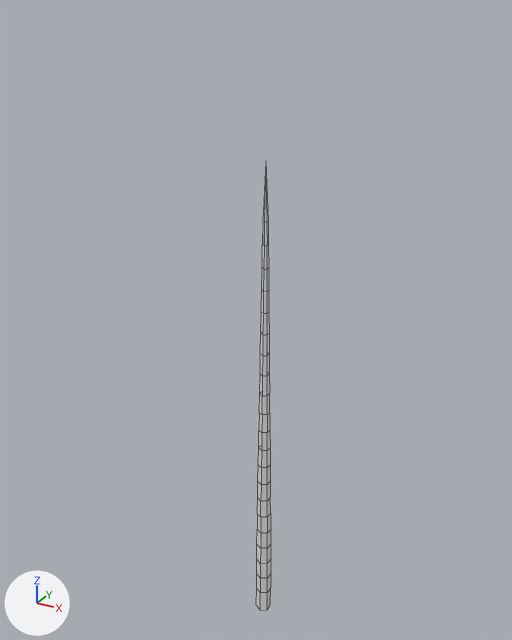
The Blender file blender/Corn/base.blend, before and after one commit.
Before and after are seen from a camera (50 mm lens) standing at (4.96, -9.33, 10.76) and looking at (-0.17, 0.01, 6.09). Lighting does not change. The marker at lower left points along +X, +Y and +Z. Mesh edges are drawn as thin lines.

The older version as bpy lines, for what is in view:
```python
me_circle = bpy.data.meshes.new('Circle')
me_circle.from_pydata(...)  # 133 vertices, 132 faces; spans x -0.36..0.36, y -0.42..0.42, z 0.0..8.7
ob_circle = bpy.data.objects.new('Circle', me_circle)
ob_circle.location = (0.0, 0.0, 0.0)
ob_circle.scale = (0.329, 0.329, 1.0)
```
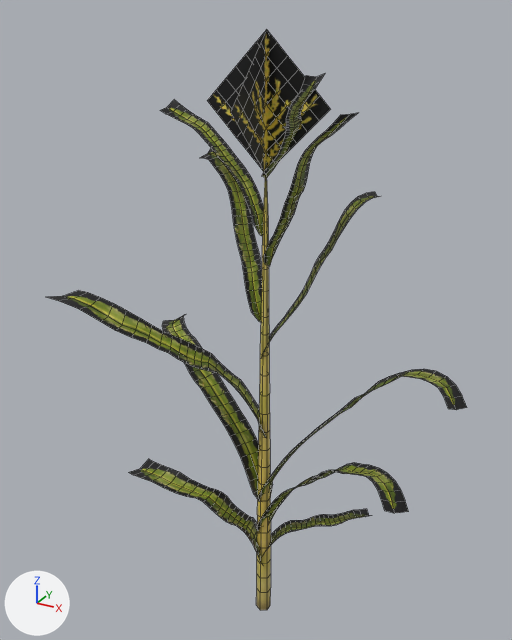
Boxes (x1, y1, x2, y2) around the edits, measured in the pictures (512 x 640 px):
'Circle', reshaped
    before: (256, 169, 271, 610)
    after: (47, 29, 467, 610)
part 1 of me_circle, built on
    after: (47, 29, 467, 562)
part 2 of me_circle, recoloured (grey to yellow)
    both: (256, 176, 271, 610)

Diff of the bpy script that builds the scene:
```diff
--- a/blender/Corn/base.blend.py
+++ b/blender/Corn/base.blend.py
@@ img_albedo_png @@
+img_albedo_png = load_image('albedo.png', 'Textures/albedo.png', 1024, 1024, 'sRGB')
@@ mat_all @@
+mat_all = principled_material('All')
+mat_all.texture = img_albedo_png
@@ me_circle @@
 # used by ob_circle; location = (0.0, 0.0, 0.0); scale = (0.329, 0.329, 1.0)
-me_circle.from_pydata(...)  # 133 vertices, 132 faces; spans x -0.36..0.36, y -0.42..0.42, z 0.0..8.7
+me_circle.from_pydata(...)  # 990 vertices, 688 faces; spans x -8.89..10.07, y -5.63..4.34, z 0.0..10.5
+# me_circle part 1: 7 vertices moved from x -0.32..0.16, y -0.19..0.19, z 2.24..6.27 to x -0.32..0.16, y -0.19..0.19, z 2.21..6.2; 857 vertices added at x -8.89..10.07, y -5.63..4.34, z 1.04..10.5
+# me_circle part 2: 132 faces spanning x -0.36..0.36, y -0.42..0.42, z 0.0..8.7 switch from no material to mat_all (picture img_albedo_png)
```
